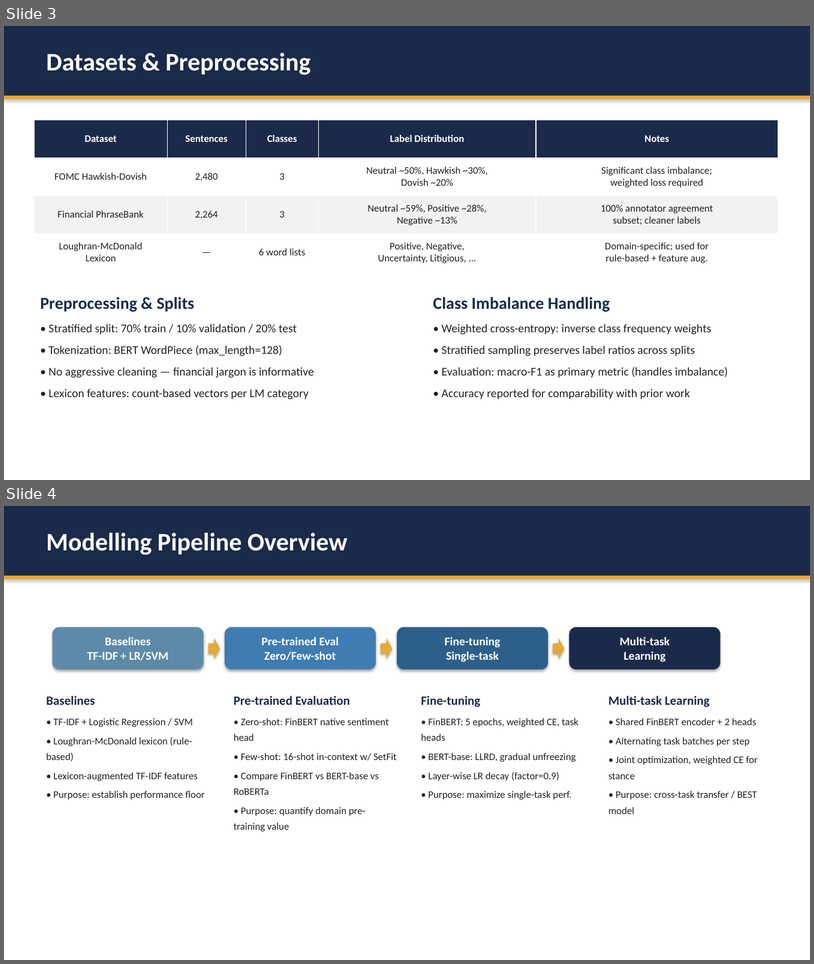
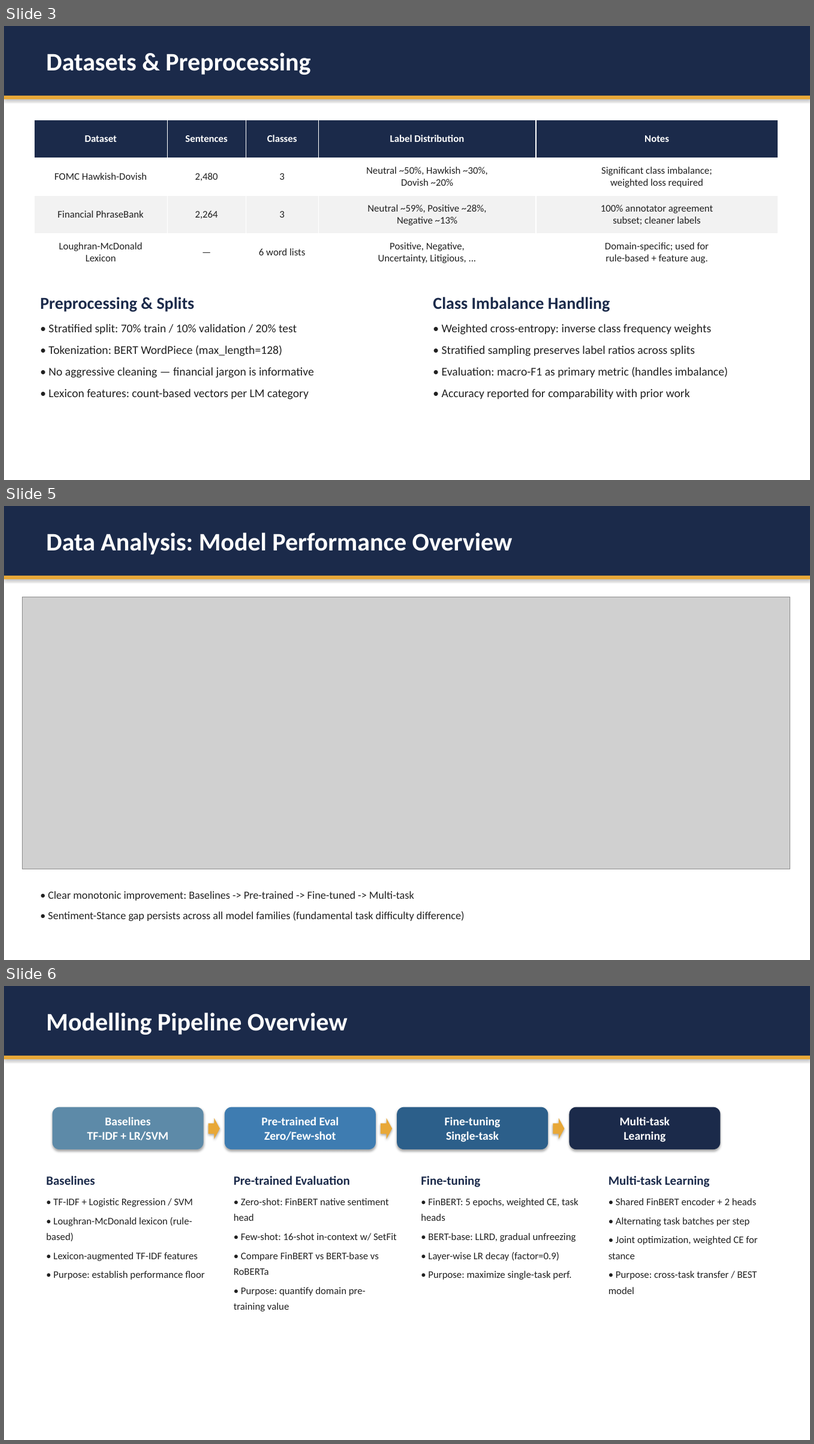
Before and after one commit to LouisNguyen1409/financial-nlp-stance-sentiment, a slide deck: presentation/COMP6713_Financial_NLP.pptx. Shown one above the other, each under a label of ours: slides 3 and 4 before the commit, slides 3, 5 and 6 after it; the slides between them are not shown. The pictures are 814x964 and 814x1444 pixels, drawn with LibreOffice and Linux fonts; fonts in the diff are those of the drawing; grey boxes stand for pictures. Boxes give left, top, right and bottom in pixels: in the first picture for what was removed or moved away, otherwise in the second. Text is boxed around its words. In the diff, an @@ line names an element or a change of style, - is before the commit and + after.

```diff
--- a/presentation/COMP6713_Financial_NLP.pptx
+++ b/presentation/COMP6713_Financial_NLP.pptx
@@ slide 5 added at [4, 506, 810, 960], background #FFFFFF @@
@@ rectangle added at [4, 506, 810, 576], fill #1B2A4A @@
@@ text added at [46, 532, 513, 555], 30 pt, text #FFFFFF, bold @@
+Data Analysis: Model Performance Overview
@@ rectangle added at [4, 576, 810, 579], fill #E8A838 @@
@@ picture added at [22, 597, 791, 869] @@
@@ text added at [48, 891, 465, 921], 13 pt, text #202020 @@
+• Clear monotonic improvement: Baselines -> Pre-trained -> Fine-tuned -> Multi-task
+• Sentiment-Stance gap persists across all model families (fundamental task difficulty difference)
@@ what was slide 4 is now slide 6 @@
```
Also in this commit, not shown: 1 slide changed, 1 other slide added, 8 other files.
